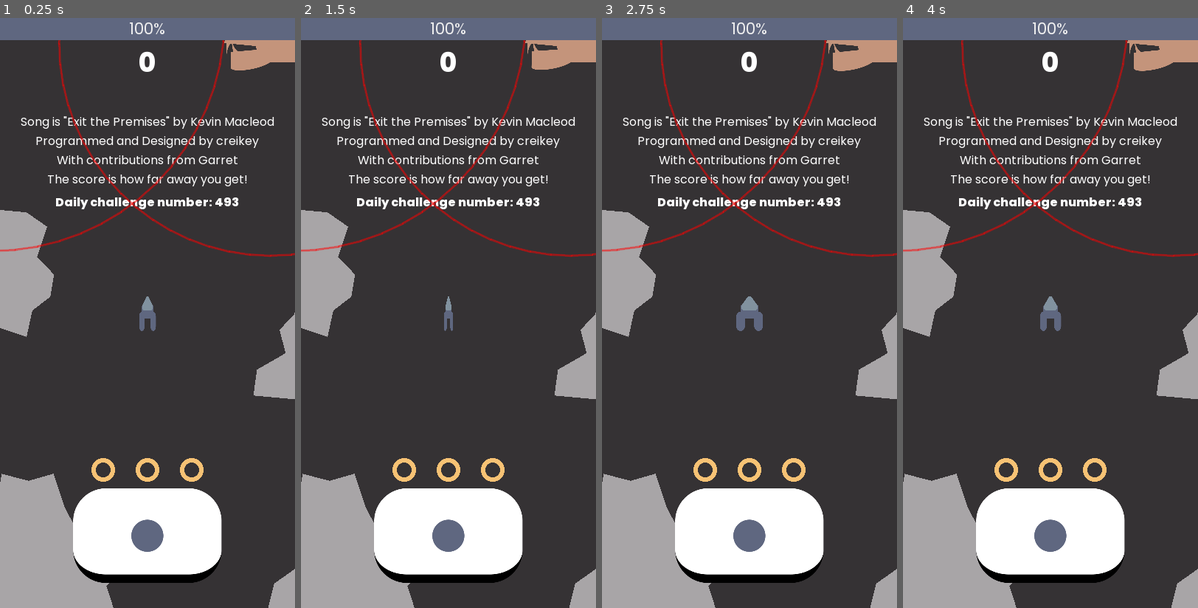
Above: before the commit, frames 1-4 (left to right).
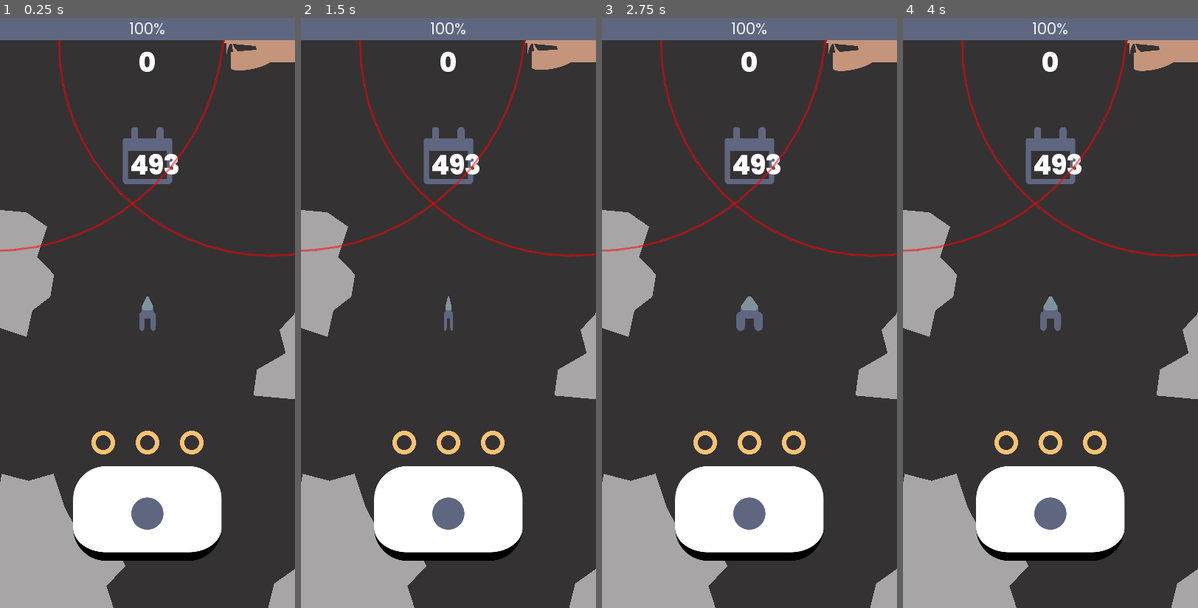
Above: after the commit, the same moments.

Repository: creikey/navitar
Game: Godot game, scene res://Main.tscn
Same seed, same stepped clock (60 frames per second), same inputs: the game is played once before the commit and once after it.
Inputs:
- Up to frame 1 (0.25 s): no input
- Up to frame 2 (1.5 s): tap Enter at 0.5 s; hold D (right) 0.53-1.28 s; tap R at 0.6, 1.35 s; hold A (left) from 1.28 s (still down)
- Up to frame 3 (2.75 s): release A (left) at 2.03 s; hold D (right) from 2.03 s (still down); tap R at 2.1 s
- Up to frame 4 (4 s): tap R at 2.85, 3.6 s; release D (right) at 3.53 s; hold A (left) from 3.53 s (still down)

The runs differ from the first frame. In frame 1, 9.2% of the frame differs, in the area x 7-93%, y 16-96%; in frame 2, 9.2%; in frame 3, 9.2%; in frame 4, 9.2%.

Commit message:
Make work on every resolution

Diff:
--- a/src/BuildBaseButton.gd
+++ b/src/BuildBaseButton.gd
@@ -8,4 +8,5 @@
 	if not can_use:
 		_target = 0.2
 	modulate.a = lerp(modulate.a, _target, delta*2.0)
-#	position.x = Game.get_game_resolution().x/2.0 - shape.extents.x/2.0
+	position.x = Game.get_game_resolution().x/2.0 - (normal.get_size().x*scale.x)/2.0
+	position.y = Game.get_game_resolution().y*0.75
--- a/src/DailyChallengeLabel.gd
+++ b/src/DailyChallengeLabel.gd
@@ -1,4 +1,4 @@
 extends Label
 
 func _ready():
-	text = "Daily challenge number: " + str(Game.get_challenge_number())
+	text = str(Game.get_challenge_number())
--- a/src/Game.gd
+++ b/src/Game.gd
@@ -13,10 +13,10 @@
 var asteroids := Color("#A8A5A7")
 
 func get_game_resolution() -> Vector2:
-	var width: float = ProjectSettings.get_setting("display/window/size/width")
-	var height: float = ProjectSettings.get_setting("display/window/size/height")
+#	var width: float = ProjectSettings.get_setting("display/window/size/width")
+#	var height: float = ProjectSettings.get_setting("display/window/size/height")
 
-	return Vector2(width, height)
+	return get_viewport().size
 
 func _input(event):
 	if Rune.available():
--- a/src/Main.gd
+++ b/src/Main.gd
@@ -3,3 +3,5 @@
 func _ready():
 	seed(str(Game.get_challenge_number()).hash())
 	Game.cur_score = 0
+	$CalendarSymbol.rect_position.x = Game.get_game_resolution().x/2.0 - $CalendarSymbol.rect_size.x/2.0
+	$CalendarSymbol.rect_position.y = Game.get_game_resolution().y/4.0 - $CalendarSymbol.rect_size.y/2.0
--- a/src/Main.tscn
+++ b/src/Main.tscn
@@ -1,7 +1,8 @@
-[gd_scene load_steps=25 format=2]
+[gd_scene load_steps=26 format=2]
 
 [ext_resource path="res://Main.gd" type="Script" id=1]
 [ext_resource path="res://Player.tscn" type="PackedScene" id=2]
+[ext_resource path="res://Calendar.png" type="Texture" id=3]
 [ext_resource path="res://TouchHandler.gd" type="Script" id=4]
 [ext_resource path="res://Poppins-Regular.ttf" type="DynamicFontData" id=5]
 [ext_resource path="res://Procgen.gd" type="Script" id=6]
@@ -20,6 +21,7 @@
 font_data = ExtResource( 5 )
 
 [sub_resource type="DynamicFont" id=12]
+size = 36
 font_data = ExtResource( 9 )
 
 [sub_resource type="DynamicFont" id=6]
@@ -52,6 +54,7 @@
 _build_base_button_path = NodePath("../CanvasLayer/BuildBaseButton")
 
 [node name="CreditLabel" type="Label" parent="."]
+visible = false
 margin_top = 130.0
 margin_right = 400.0
 margin_bottom = 231.0
@@ -61,16 +64,31 @@
 With contributions from Garret
 The score is how far away you get!"
 align = 1
-__meta__ = {
-"_edit_use_anchors_": false
-}
-
-[node name="DailyChallengeLabel" type="Label" parent="."]
-margin_top = 239.0
-margin_right = 400.0
-margin_bottom = 314.0
+
+[node name="CalendarSymbol" type="TextureRect" parent="."]
+anchor_left = 0.5
+anchor_top = 0.5
+anchor_right = 0.5
+anchor_bottom = 0.5
+margin_left = -61.0
+margin_top = -82.0
+margin_right = 61.0
+margin_bottom = 82.0
+texture = ExtResource( 3 )
+expand = true
+stretch_mode = 6
+
+[node name="DailyChallengeLabel" type="Label" parent="CalendarSymbol"]
+anchor_left = 0.5
+anchor_top = 0.5
+anchor_right = 0.5
+anchor_bottom = 0.5
+margin_left = -24.0
+margin_top = -25.5
+margin_right = 24.0
+margin_bottom = 25.5
 custom_fonts/font = SubResource( 12 )
-text = "Daily Challenge Number: "
+text = "1"
 align = 1
 script = ExtResource( 12 )
 
@@ -113,9 +131,9 @@
 anchor_right = 0.5
 anchor_bottom = 0.5
 margin_left = -76.0
-margin_top = 155.0
+margin_top = 124.0
 margin_right = 76.0
-margin_bottom = 187.0
+margin_bottom = 156.0
 custom_constants/separation = 28
 alignment = 1
 
@@ -168,7 +186,7 @@
 shape_centered = false
 
 [node name="BuildBaseButton" type="TouchScreenButton" parent="CanvasLayer"]
-position = Vector2( 74, 630 )
+position = Vector2( 0, 630 )
 scale = Vector2( 0.36, 0.36 )
 normal = ExtResource( 8 )
 pressed = ExtResource( 10 )
--- a/src/RestartButton.gd
+++ b/src/RestartButton.gd
@@ -2,6 +2,9 @@
 
 func _ready():
 	Game.connect("show_restart", self, "_on_show_restart")
+
+func _process(delta):
+	position = Game.get_game_resolution()/2.0
 
 func _on_show_restart():
 	visible = true
--- a/src/RingCount.gd
+++ b/src/RingCount.gd
@@ -9,6 +9,7 @@
 ]
 
 func _process(delta):
+	rect_position.y = Game.get_game_resolution().y*0.35
 	for r in range(rings.size()):
 		var target = 0.2
 		if num_rings > r:
--- a/src/project.godot
+++ b/src/project.godot
@@ -26,8 +26,6 @@
 
 window/size/width=400
 window/size/height=800
-window/stretch/mode="2d"
-window/stretch/aspect="keep"
 
 [editor_plugins]
 
Binary file added: src/Calendar.png
Not shown, added: src/Calendar.png.import
